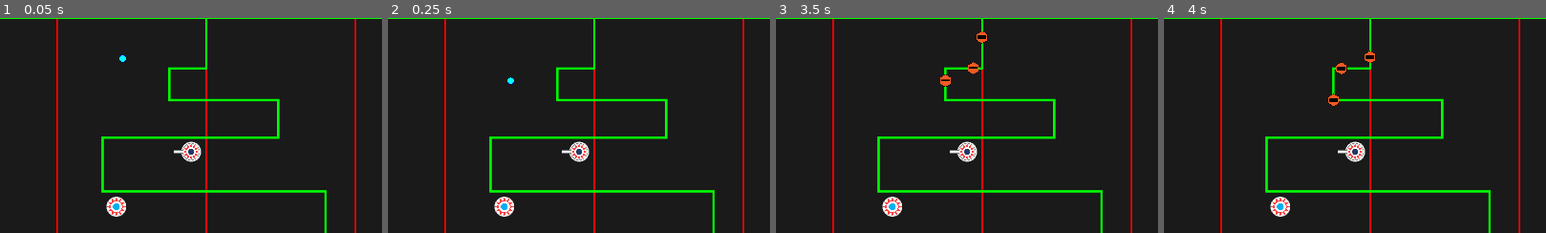
Above: before the commit, frames 1-4 (left to right).
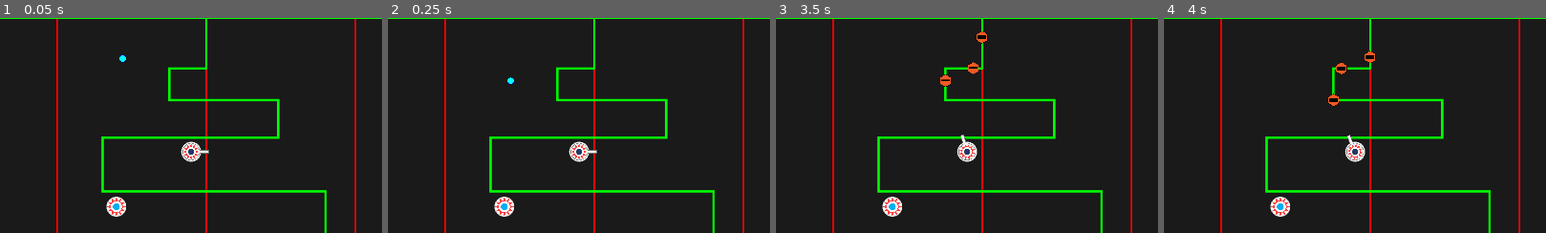
Above: after the commit, the same moments.

Repository: cxhuy/ptd
Game: Godot game, scene res://scenes/game.tscn
Two runs of this game, one before a commit and one after it. Both use one fixed random seed, a clock stepped at 60 frames per second and the inputs below.
Inputs:
- Up to frame 1 (0.05 s): no input
- Up to frame 2 (0.25 s): no input
- Up to frame 3 (3.5 s): tap Enter at 0.5, 2.75 s; hold / (rightFlip) 0.53-1.28 s; tap Space at 1.25 s; hold Z (leftFlip) 1.28-2.03 s; hold / (rightFlip) from 2.03 s (still down)
- Up to frame 4 (4 s): release / (rightFlip) at 3.53 s; hold Z (leftFlip) from 3.53 s (still down)
The pictures show only the part of the screen within x 23-73%, y 0-50%; the shares and areas given below are measured in that part.

The runs differ from the first frame. In frame 1, less than 0.1% of the frame differs, in the area x 45-55%, y 59-66%; in frame 2, less than 0.1%; in frame 3, 0.2%, in the area x 45-53%, y 54-67%; in frame 4, 0.1%.

Commit message:
feat: tower rotates towards first enemy in range

Diff:
--- a/scenes/tower/tower.tscn
+++ b/scenes/tower/tower.tscn
@@ -1,7 +1,8 @@
-[gd_scene load_steps=7 format=3 uid="uid://dmdvm8jdx2sl3"]
+[gd_scene load_steps=9 format=3 uid="uid://dmdvm8jdx2sl3"]
 
 [ext_resource type="Texture2D" uid="uid://vv8dx6nj4b75" path="res://sprites/towers/basic_tower/base.svg" id="1_04dyi"]
 [ext_resource type="Script" path="res://scripts/tower/base.gd" id="1_t6bgj"]
+[ext_resource type="Script" path="res://scripts/tower/tower.gd" id="1_ug5qu"]
 [ext_resource type="Texture2D" uid="uid://dg8tvkyrmwqix" path="res://sprites/towers/basic_tower/barrel.svg" id="2_md3l5"]
 [ext_resource type="Texture2D" uid="uid://b25lkiwisn31" path="res://sprites/towers/basic_tower/turret.svg" id="3_1b80j"]
 [ext_resource type="Texture2D" uid="uid://iu5snjhufk02" path="res://sprites/towers/basic_tower/default.svg" id="4_six8w"]
@@ -9,7 +10,11 @@
 [sub_resource type="CircleShape2D" id="CircleShape2D_8gnok"]
 radius = 25.0
 
+[sub_resource type="CircleShape2D" id="CircleShape2D_34hor"]
+radius = 180.0
+
 [node name="Tower" type="Node2D"]
+script = ExtResource("1_ug5qu")
 
 [node name="Base" type="RigidBody2D" parent="."]
 collision_layer = 32
@@ -28,11 +33,12 @@
 shape = SubResource("CircleShape2D_8gnok")
 
 [node name="BarrelSprite" type="Sprite2D" parent="."]
-position = Vector2(-32, 0)
+position = Vector2(32, 0)
 scale = Vector2(0.2, 0.2)
 texture = ExtResource("2_md3l5")
 
 [node name="TurretSprite" type="Sprite2D" parent="."]
+rotation = 3.14159
 scale = Vector2(0.2, 0.2)
 texture = ExtResource("3_1b80j")
 
@@ -40,4 +46,11 @@
 scale = Vector2(0.2, 0.2)
 texture = ExtResource("4_six8w")
 
+[node name="AttackRange" type="Area2D" parent="."]
+collision_layer = 32
+collision_mask = 64
+
+[node name="RangeCollision" type="CollisionShape2D" parent="AttackRange"]
+shape = SubResource("CircleShape2D_34hor")
+
 [connection signal="body_entered" from="Base" to="Base" method="_on_body_entered"]
--- /dev/null
+++ b/scripts/tower/tower.gd
@@ -0,0 +1,30 @@
+extends Node2D
+
+
+func _process(delta):
+	var enemiesInRange = $AttackRange.get_overlapping_bodies()
+	if enemiesInRange.size() > 0:
+		look_at(getFirstEnemy(enemiesInRange).global_position)
+
+
+func getFirstEnemy(enemiesInRange):
+	var firstEnemy = enemiesInRange[0]
+
+	for enemy in enemiesInRange:
+		if enemy.get_parent().get_index() < firstEnemy.get_parent().get_index():
+			firstEnemy = enemy
+
+	return firstEnemy
+
+
+#func getNearestEnemy(enemiesInRange):
+#	var nearestEnemy = enemiesInRange[0]
+#	var nearestDist: float = self.global_position.distance_squared_to(nearestEnemy.global_position)
+#
+#	for enemy in enemiesInRange:
+#		var enemyDist = self.global_position.distance_squared_to(enemy.global_position)
+#		if enemyDist < nearestDist:
+#			nearestEnemy = enemy
+#			nearestDist = enemyDist
+#
+#	return nearestEnemy
